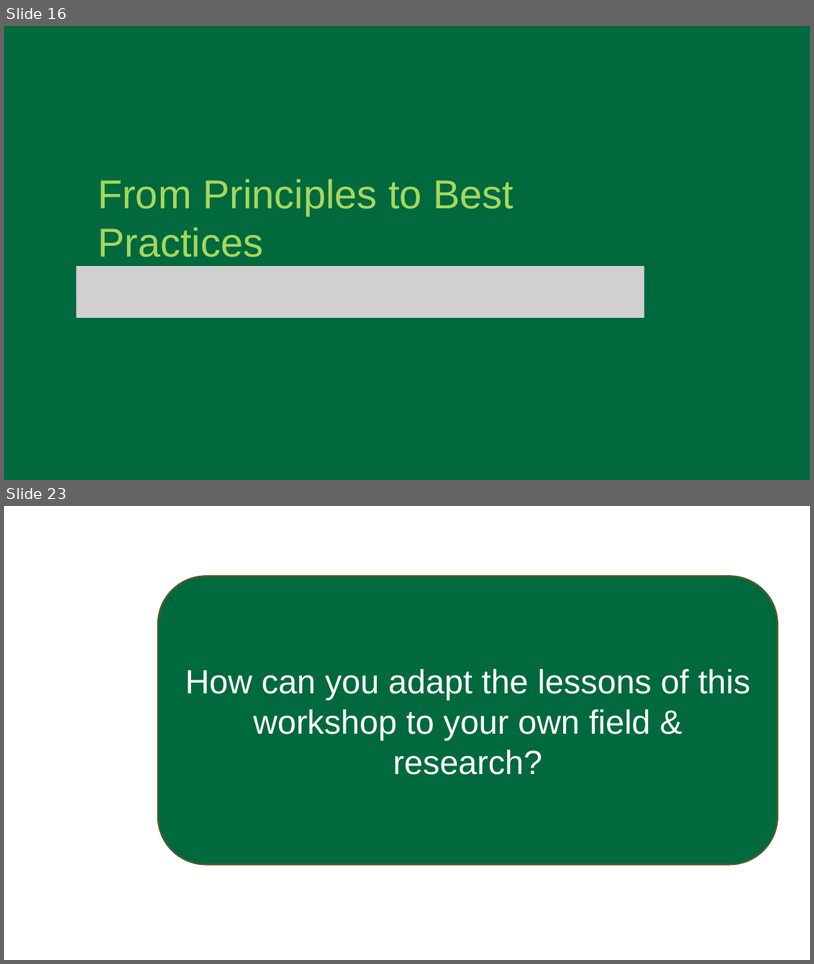
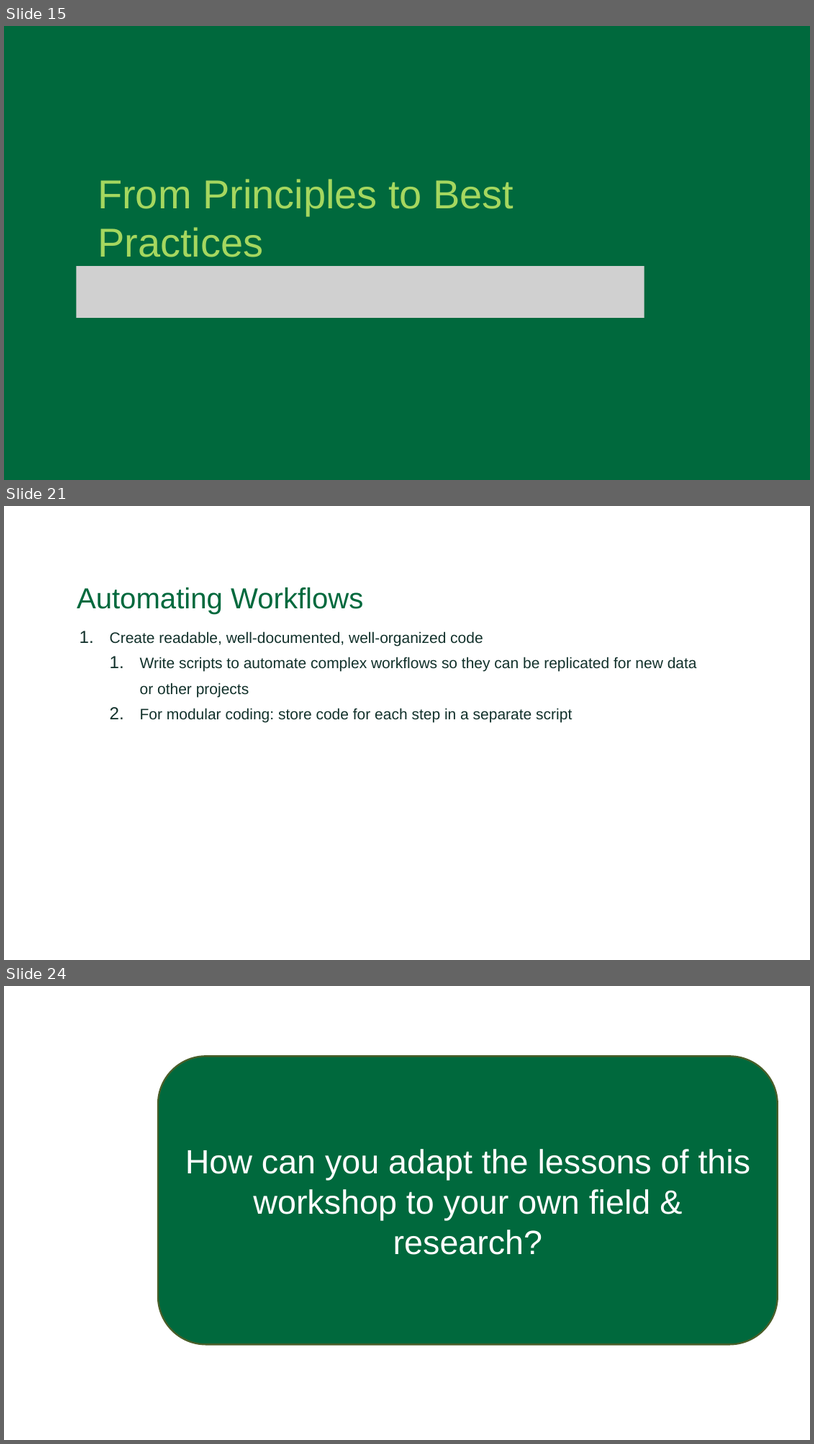
Before and after one commit to Dartmouth-Libraries/r_research-fundamentals_ws, a slide deck: slides/04a_Computation-Research_Best-Practices.pptx. Shown one above the other, each under a label of ours: slides 16 and 23 before the commit, slides 15, 21 and 24 after it; the slides between them are not shown. The pictures are 814x964 and 814x1444 pixels, drawn with LibreOffice and Linux fonts; fonts in the diff are those of the drawing; grey boxes stand for pictures; background and template pictures are left out. Boxes give left, top, right and bottom in pixels: in the first picture for what was removed or moved away, otherwise in the second. Text is boxed around its words. In the diff, an @@ line names an element or a change of style, - is before the commit and + after.

```diff
--- a/slides/04a_Computation-Research_Best-Practices.pptx
+++ b/slides/04a_Computation-Research_Best-Practices.pptx
@@ slide 21 added at (4, 506, 810, 960), background #FFFFFF @@
@@ text added at (77, 587, 363, 614), 34.5 pt, text #00693D @@
+Automating Workflows
@@ text added at (110, 631, 697, 722), 18 pt, text #12312B @@
+  1. Create readable, well-documented, well-organized code
+    1. Write scripts to automate complex workflows so they can be replicated for new data or other projects
+    2. For modular coding: store code for each step in a separate script
@@ what was slide 16 is now slide 15 @@
@@ what was slide 23 is now slide 24 @@
```
Also in this commit, not shown: 4 slides changed, 6 other slides added, 3 slides removed.
